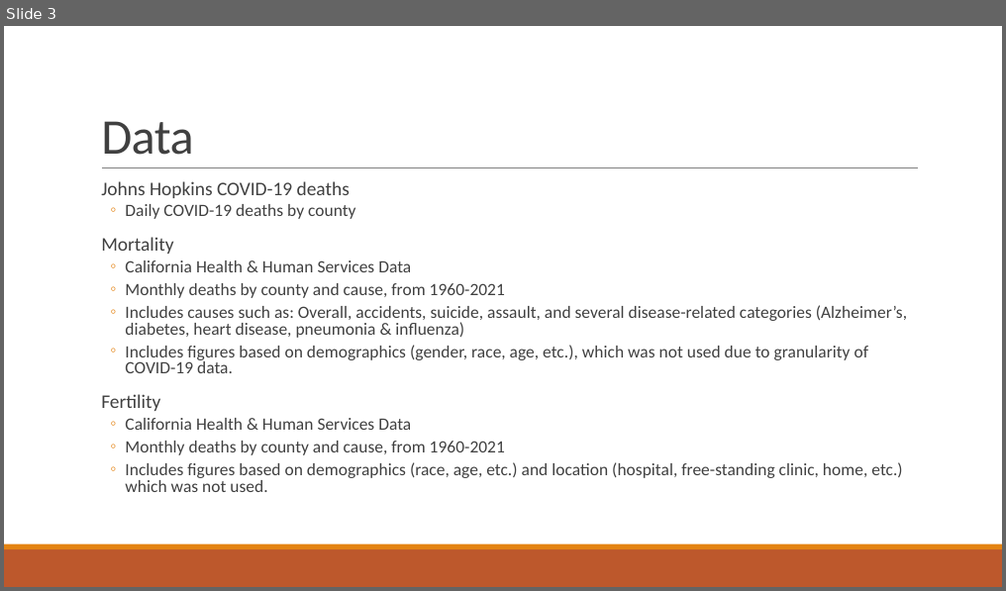
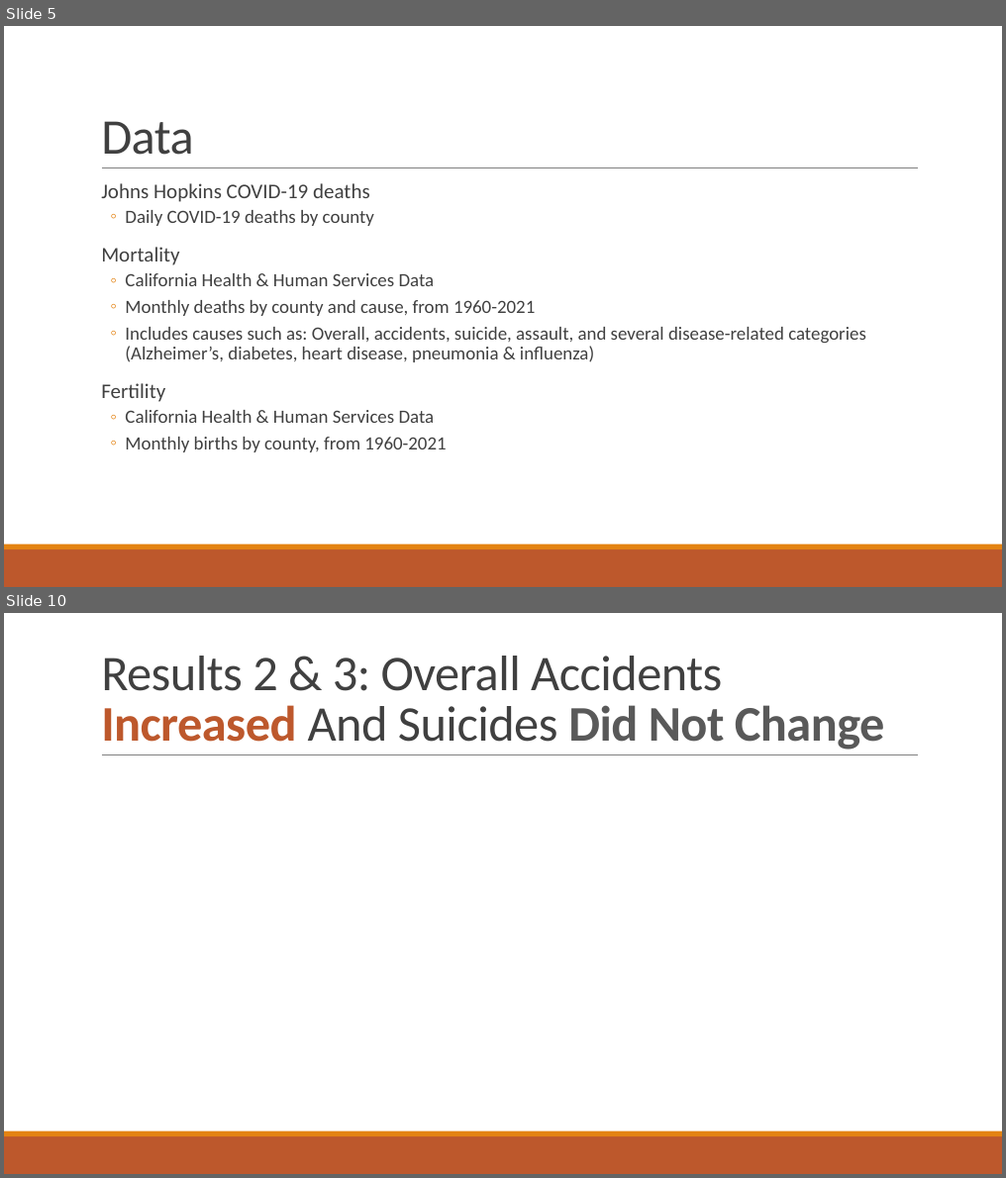
Before and after one commit to anushnap/data512-project, a slide deck: submissions/oc_county_mortality_fertility.pptx. Shown one above the other, each under a label of ours: slide 3 before the commit, slides 5 and 10 after it; the slides between them are not shown. The pictures are 1006x591 and 1006x1178 pixels, drawn with LibreOffice and Linux fonts; fonts in the diff are those of the drawing; grey boxes stand for pictures. Boxes give left, top, right and bottom in pixels: in the first picture for what was removed or moved away, otherwise in the second. Text is boxed around its words. In the diff, an @@ line names an element or a change of style, - is before the commit and + after.

```diff
--- a/submissions/oc_county_mortality_fertility.pptx
+++ b/submissions/oc_county_mortality_fertility.pptx
@@ slide 10 added at [4, 613, 1002, 1174], background #FFFFFF; not listed: 3 template elements that a slide beside it also shows @@
@@ title added at [101, 656, 885, 750], 48 pt, text #404040 @@
+Results 2 & 3: Overall Accidents Increased And Suicides Did Not Change
@@ what was slide 3 is now slide 5 @@
@@ slide 5 changed as well @@
@@ text at [101, 183, 866, 423]: size 18.5 to 20 pt in "Johns Hopkins COVID-19 deaths", "Mortality", "Fertility"; size 16.6 to 18 pt in "Daily COVID-19 deaths by county", "California Health & Human Services Data", "Monthly deaths by county and cause, from ...", "Includes causes such as: Overall, accidents, suicide, ..." and 1 more places; line spacing 0.8 to 0.9 @@
@@ text at [125, 345, 869, 373]: paragraph removed @@
-  ◦ Includes figures based on demographics (gender, race, age, etc.), which was not used due to granularity of COVID-19 data.
@@ text at [125, 437, 446, 453]: text changed; size 16.6 to 18 pt @@
-  ◦ Monthly deaths by county and cause, from 1960-2021
-  ◦ Includes figures based on demographics (race, age, etc.) and location (hospital, free-standing clinic, home, etc.) which was not used.
+  ◦ Monthly births by county, from 1960-2021
```
Also in this commit, not shown: 2 other slides changed, 8 other slides added, 8 slides removed.
